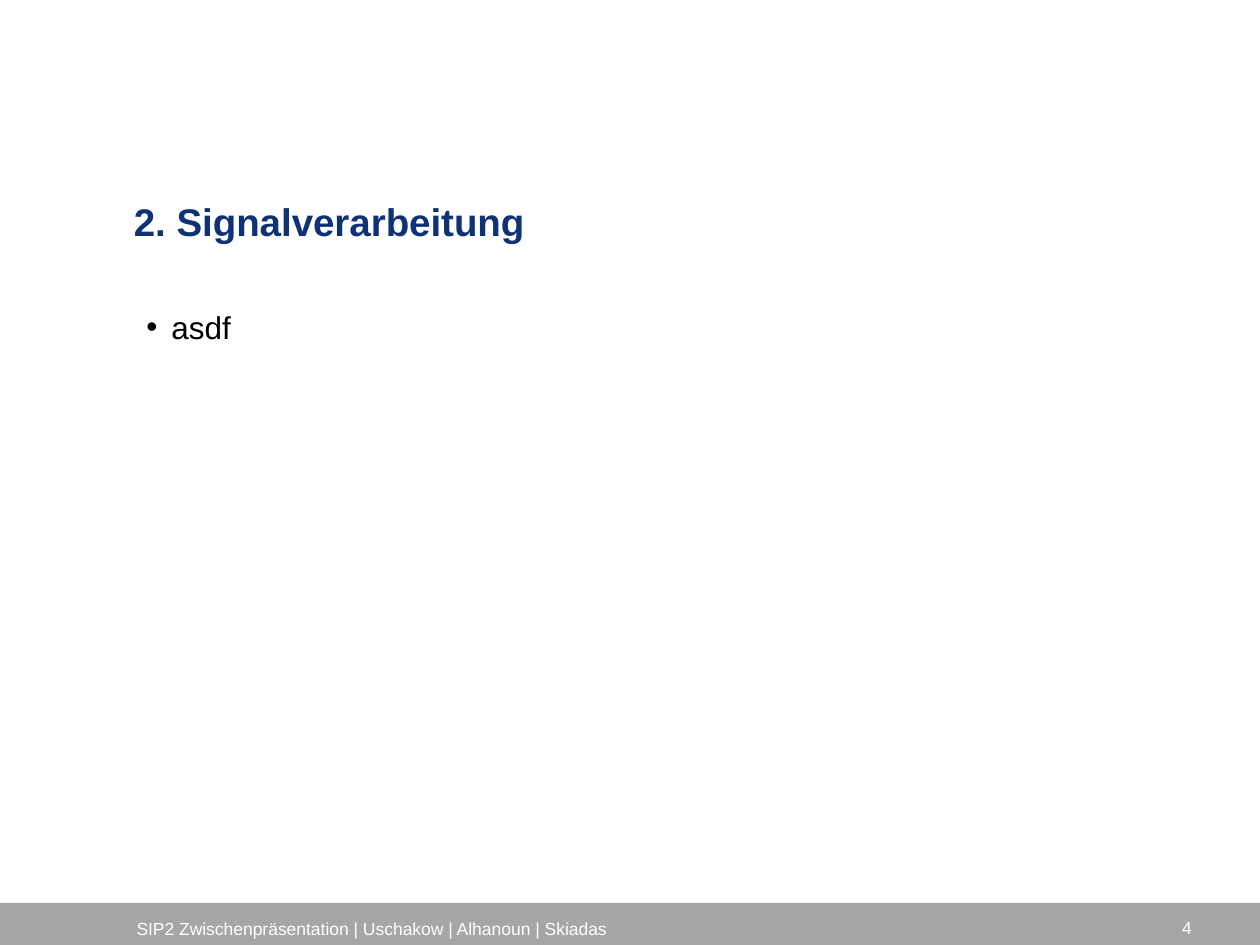
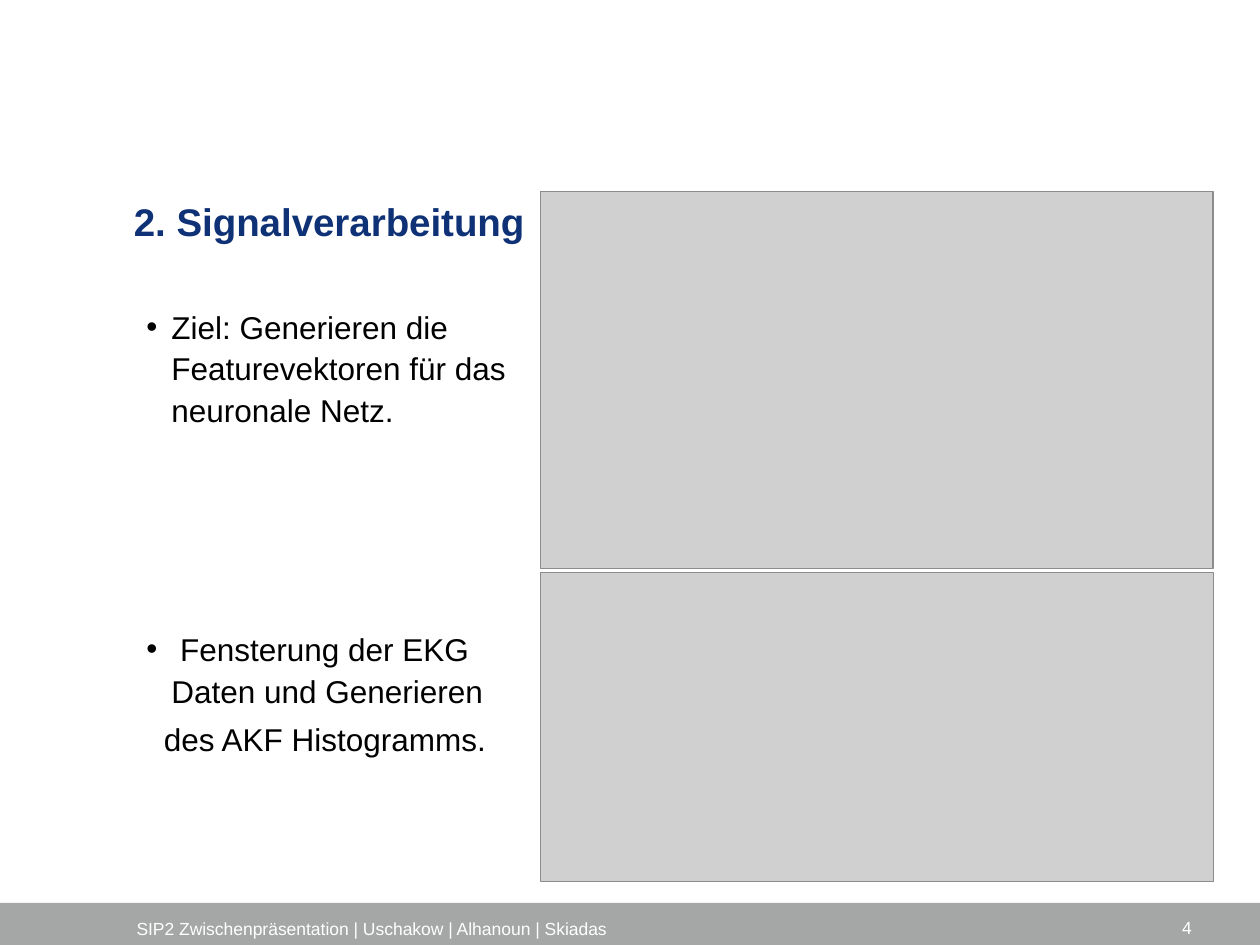
Before and after one commit to Edwardha92/SIP2, a slide deck: slide 4 of docs/final_documentation/Präsi_vonAlexgeändert.pptx. Drawn at 1260x945 pixels with LibreOffice and Linux fonts; fonts in the diff are those of the drawing; grey boxes stand for pictures; background and template pictures are left out. Boxes give left, top, right and bottom in pixels: in the first picture for what was removed or moved away, otherwise in the second. Text is boxed around its words. In the diff, an @@ line names an element or a change of style, - is before the commit and + after.

```diff
--- a/docs/final_documentation/Präsi_vonAlexgeändert.pptx
+++ b/docs/final_documentation/Präsi_vonAlexgeändert.pptx
@@ picture added at box(541, 192, 1213, 568) @@
@@ text at box(164, 316, 506, 757): text changed @@
-  • asdf
+  • Ziel: Generieren die Featurevektoren für das neuronale Netz.
+  • Fensterung der EKG Daten und Generieren
+  des AKF Histogramms.
@@ picture added at box(541, 572, 1213, 881) @@
```
Also in this commit, not shown: 2 other slides changed, 1 slide added, 1 other file.
